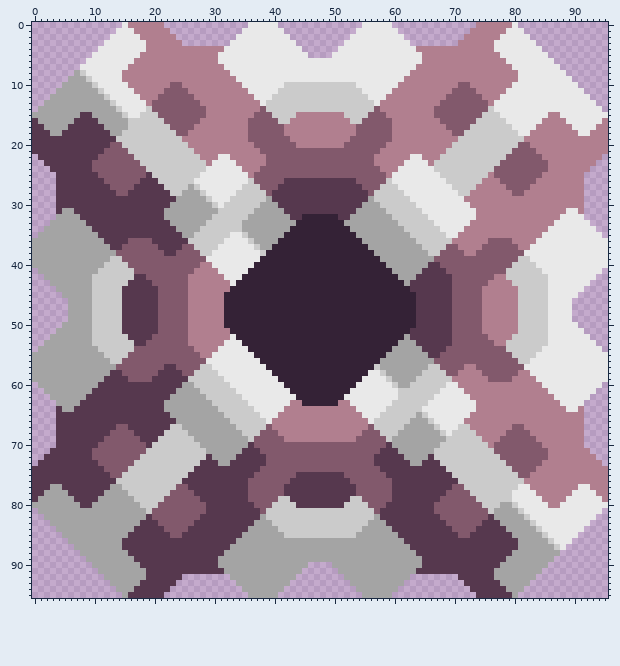
Sprite sheet -- assets/sprites/blocks/liquid/pulse-pump.png. That is the earlier state.
The file is 96x96 pixels.
The same view after the edit:
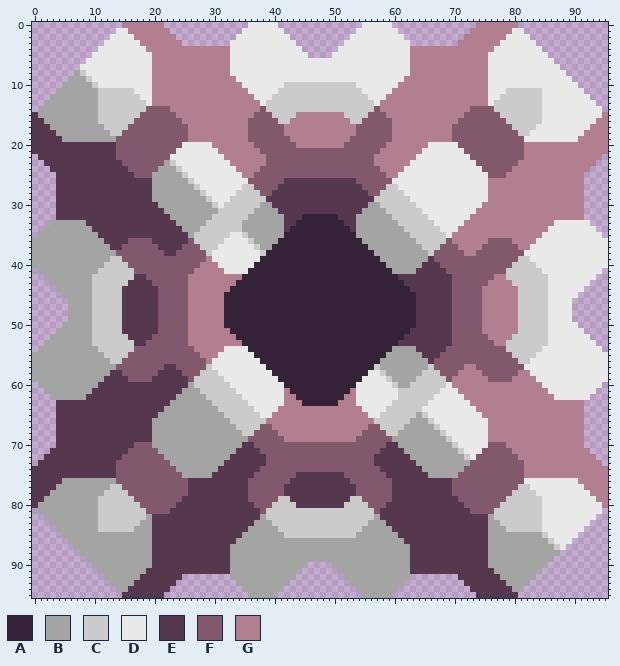
Palette (. is transparent): A #342236  B #a4a4a4  C #cbcbcb  D #e9e9e9  E #56384e  F #82596c  G #b17f8f
What changed:
Changed rows in their new state; - is an unchanged pixel.
first column x 0:
 0 ---------------G----------------------------------------------------------------G---------------
 1 ----------------G--------------------------------------------------------------G----------------
 2 -----------------G------------------------------------------------------------G-----------------
 3 ------------------G----------------------------------------------------------G------------------
 4 --------------------------------G------------------------------G--------------------------------
 5 ------------------DD-----------GG------------------------------GG-----------DD------------------
 6 -----------------DDD-----------GG------------------------------GG-----------DDD-----------------
 7 ----------------DDDD------------G------------------------------G------------DDDD----------------
 8 ---------------DDDDD--------------------------------------------------------DDDDD---------------
 9 ---------------DDDDD--------------------------------------------------------DDDDD---------------
10 ----------------DDDD---GG----------------------------------------------GG---DDDD----------------
11 ------------CCCCCDDD--GGGG--------------------------------------------GGGG--DDDCCCCCC-----------
12 -----------C-CCCCCDD-GGGGGG------------------------------------------GGGGGG-DDCCCCCCC-----------
13 -----------CC-CCCCCDGGGGGGGG----------------------------------------GGGGGGGGDCCCCCCCC-----------
14 -----------CCC-CCCCF---GGGGGG--------------------------------------GGGGGG---FCCCCCCCC-----------
15 E-------BB-CCCC-CCFFF---GGGGG--------------------------------------GGGGG---FFFCCCCCCC-DD-------G
16 -E-----BBBBCCCCC-FFFFF---GGG----------------------------------------GGG---FFFFFCCCCCCDDDD-----G-
17 --E---BBBBBBCCCCFFFFFFF---G------------------------------------------G---FFFFFFFCCCCDDDDDD---G--
18 ---E-BBBBBBBBCCFFFFFFFFF------------------------------------------------FFFFFFFFFCCDDDDDDDD-G---
19 -----BBBBBBBBBFFFFFFFFFFFF--------------------------------------------FFFFFFFFFFFFDDDDDDDDD-----
20 -------------E-FFFFFFFFFFDDDDD------------------------------------DDDDDFFFFFFFFFF-G-------------
21 ------------EE--FFFFFFFFDDDDDDD----------------------------------DDDDDDDFFFFFFFF--GG------------
22 -----------EEE---FFFFFFDDDDDDDD-G------------------------------G-DDDDDDDDFFFFFF---GGG-----------
23 ----------EEEEE---FFFFB-DDDDDD---G----------------------------G---DDDDDDDDFFFF---GGGGG----------
24 ----------EEEEEE---FFBBB-DDDD-----G--------------------------G-----DDDDDDDDFF---GGGGGG----------
25 -----------EEEEEE--FBBBBB-DD-------G------------------------G-------DDDDDDDDF--GGGGGG-----------
26 ------------EEEEEE--BBBBBB----------F----------------------F---------DDDDDDD--GGGGGG------------
27 -------------EEEE---BBBBBB-----------F--------------------F-----------DDDDDD---GGGG-------------
28 --------------EE----BBBBB-------------F------------------F-------------DDDDD----GG--------------
29 --------------------BBBB---------------E----------------E---------------DDDD--------------------
30 ---------------------BB-----------------E--------------E-----------------DD---------------------
31 -----EE----------------------------------E------------E----------------------------------GG-----
32 ----EEEE--------------E-------------------E----------E-------------------G--------------GGGG----
33 -----------------------E------------------EE--------EE------------------G-----------------------
34 ------------------------E-----------------E----------E-----------------G------------------------
35 -------------------------E--------------------------------------------G-------------------------
36 --------------------------F------------------------------------------F--------------------------
37 ---------------------------F----------------------------------------F---------------------------
38 ----------------------------F--------------------------------------F----------------------------
39 -----------------------------G------------------------------------E-----------------------------
40 ------------------------------G----------------------------------E------------------------------
41 -------------------------------G--------------------------------E-------------------------------
42 --------------------------------GGG--------------------------EEE--------------------------------
43 ---------------------------------G----------------------------E---------------------------------
first column x 0:
52 ---------------------------------G----------------------------E---------------------------------
53 --------------------------------GGG--------------------------EEE--------------------------------
54 -------------------------------G--------------------------------E-------------------------------
55 ------------------------------G----------------------------------E------------------------------
56 -----------------------------G------------------------------------E-----------------------------
57 ----------------------------F--------------------------------------F----------------------------
58 ---------------------------F----------------------------------------F---------------------------
59 --------------------------F------------------------------------------F--------------------------
60 -------------------------E--------------------------------------------G-------------------------
61 ------------------------E-----------------G----------G-----------------G------------------------
62 -----------------------E------------------GG--------GG------------------G-----------------------
63 ----EEEE--------------E-------------------G----------G-------------------G--------------GGGG----
64 -----EE----------------------------------G------------G----------------------------------GG-----
65 ---------------------BB-----------------G--------------G-----------------DD---------------------
66 --------------------BBBB---------------G----------------G---------------DDDD--------------------
67 --------------EE----BBBBB-------------F------------------F-------------DDDDD----GG--------------
68 -------------EEEE---BBBBBB-----------F--------------------F-----------DDDDDD---GGGG-------------
69 ------------EEEEEE--BBBBBBB---------F----------------------F----------DDDDDD--GGGGGG------------
70 -----------EEEEEE--FBBBBBBBB-------E------------------------E-------BB-DDDDDF--GGGGGG-----------
71 ----------EEEEEE---FFBBBBBBBB-----E--------------------------E-----BBBB-DDDFF---GGGGGG----------
72 ----------EEEEE---FFFFBBBBBBBB---E----------------------------E---BBBBBB-DFFFF---GGGGG----------
73 -----------EEE---FFFFFFBBBBBBBB-E------------------------------E-BBBBBBBBFFFFFF---GGG-----------
74 ------------EE--FFFFFFFFBBBBBBB----------------------------------BBBBBBBFFFFFFFF--GG------------
75 -------------E-FFFFFFFFFFBBBBB------------------------------------BBBBBFFFFFFFFFF-G-------------
76 -----BBBBBBBBBFFFFFFFFFFFF--------------------------------------------FFFFFFFFFFFFDDDDDDDDD-----
77 ---E-BBBBBBBBCCFFFFFFFFF------------------------------------------------FFFFFFFFFCCDDDDDDDD-G---
78 --E---BBBBBBCCCCFFFFFFF---E------------------------------------------E---FFFFFFFCCCCDDDDDD---G--
79 -E-----BBBBCCCCCCFFFFF---EEE----------------------------------------EEE---FFFFF-CCCCCDDDD-----G-
80 E-------BB-CCCCCCCFFF---EEEEE--------------------------------------EEEEE---FFFCC-CCCC-DD-------G
81 -----------CCCCCCCCF---EEEEEE--------------------------------------EEEEEE---FCCCC-CCC-----------
82 -----------CCCCCCCCBEEEEEEEE----------------------------------------EEEEEEEEBCCCCC-CC-----------
83 -----------CCCCCCCBB-EEEEEE------------------------------------------EEEEEE-BBCCCCC-C-----------
84 -----------CCCCCCBBB--EEEE--------------------------------------------EEEE--BBBCCCCC------------
85 ----------------BBBB---EE----------------------------------------------EE---BBBB----------------
86 ---------------BBBBB--------------------------------------------------------BBBBB---------------
87 ---------------BBBBB--------------------------------------------------------BBBBB---------------
88 ----------------BBBB------------E------------------------------E------------BBBB----------------
89 -----------------BBB-----------EE------------------------------EE-----------BBB-----------------
90 ------------------BB-----------EE------------------------------EE-----------BB------------------
91 --------------------------------E------------------------------E--------------------------------
92 ------------------E----------------------------------------------------------E------------------
93 -----------------E------------------------------------------------------------E-----------------
94 ----------------E--------------------------------------------------------------E----------------
95 ---------------E----------------------------------------------------------------E---------------
Pixel boxes of the changes (left, top, right, bottom) in both pictures:
changed: (32, 22, 296, 286)
changed: (344, 22, 608, 286)
changed: (32, 334, 296, 598)
changed: (344, 334, 608, 598)
